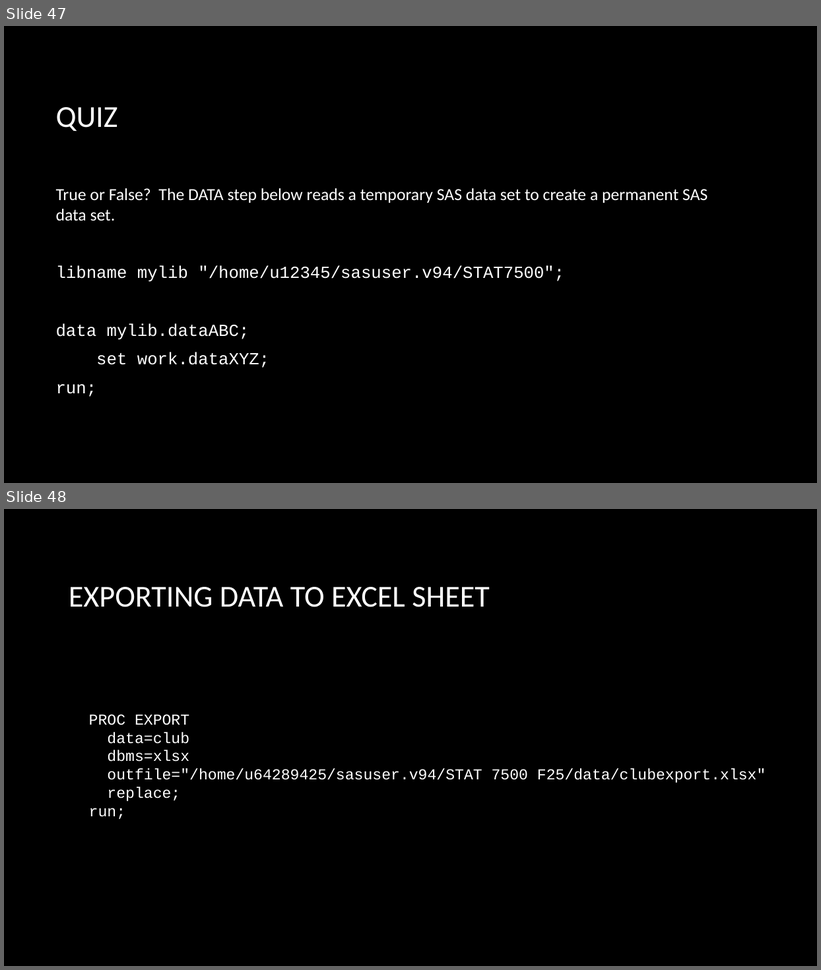
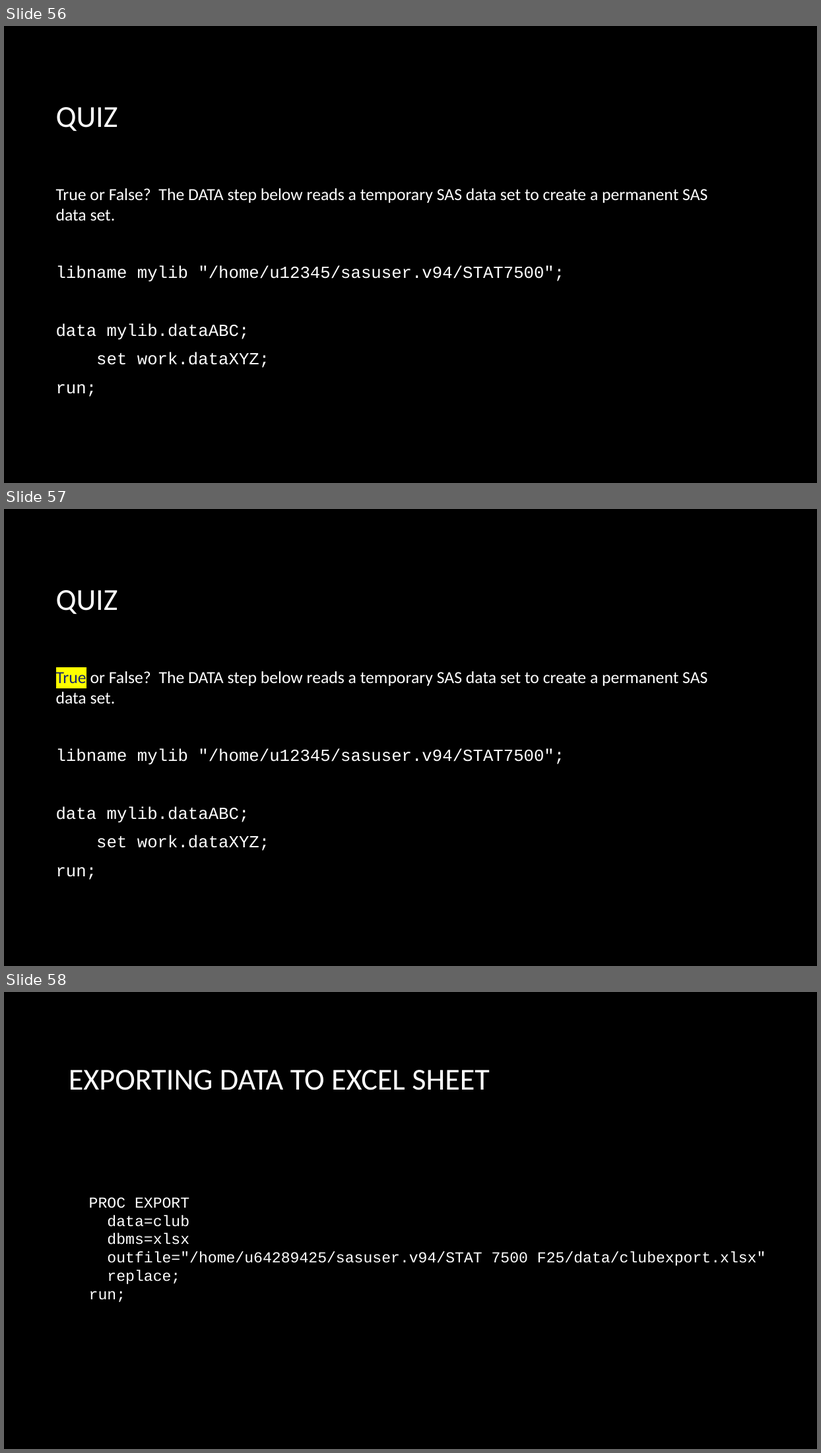
Before and after one commit to kgfitzgerald/stat-7500, a slide deck: files/slides/SAS2.pptx. Shown one above the other, each under a label of ours: slides 47 and 48 before the commit, slides 56, 57 and 58 after it. The pictures are 821x970 and 821x1453 pixels, drawn with LibreOffice and Linux fonts; fonts in the diff are those of the drawing; background and template pictures are left out. Boxes give left, top, right and bottom in pixels: in the first picture for what was removed or moved away, otherwise in the second. Text is boxed around its words. In the diff, an @@ line names an element or a change of style, - is before the commit and + after.

```diff
--- a/files/slides/SAS2.pptx
+++ b/files/slides/SAS2.pptx
@@ slide 57 added at [4,509,817,966], background picture (left out) @@
@@ title added at [56,590,118,614], 36 pt, text #FFFFFF @@
+QUIZ
@@ text added at [56,671,708,880], 20 pt, text #FFFFFF @@
+True or False? The DATA step below reads a temporary SAS data set to create a permanent SAS data set.
+libname mylib "/home/u12345/sasuser.v94/STAT7500";
+data mylib.dataABC;
+set work.dataXYZ;
+run;
@@ what was slide 47 is now slide 56 @@
@@ what was slide 48 is now slide 58 @@
```
Also in this commit, not shown: 9 other slides added, 5 other files.
